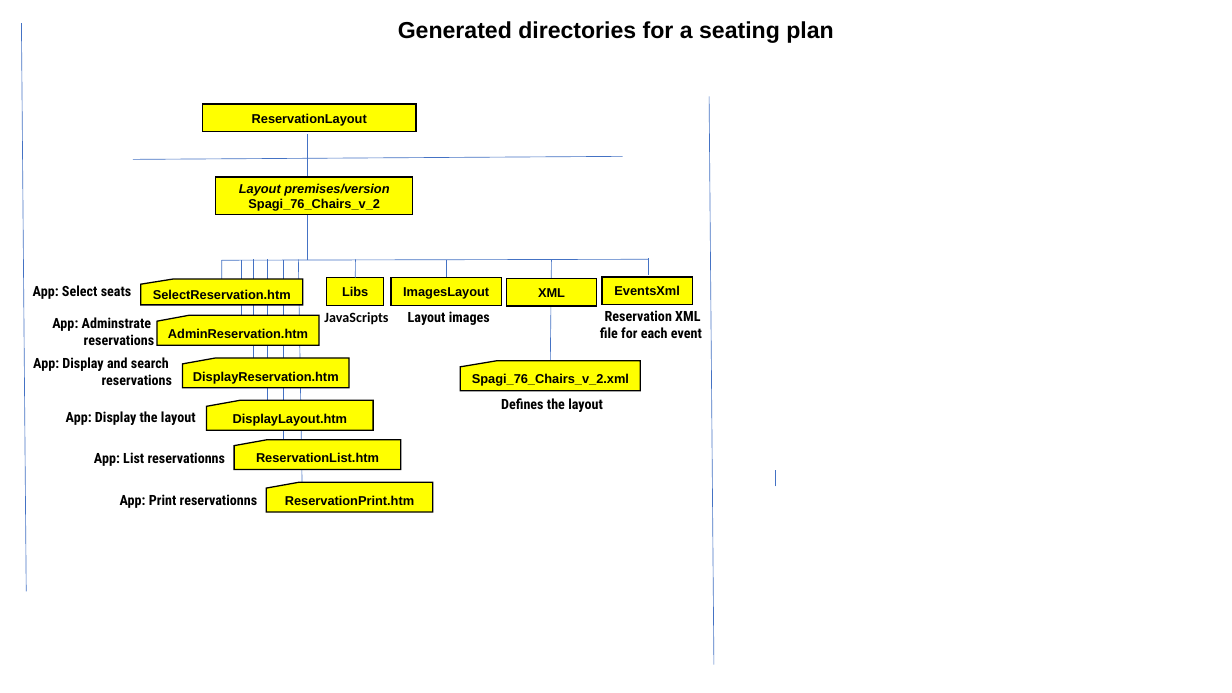
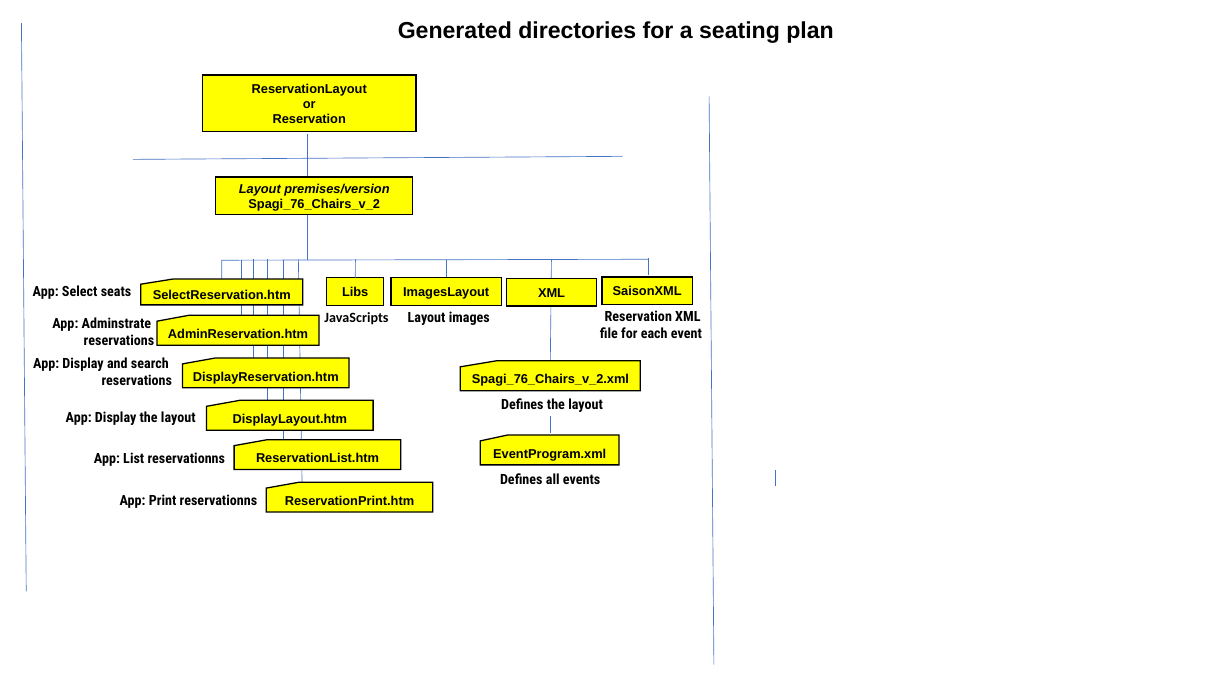
Before and after one commit to JazzLiveAarau/WwwReservationLayout, a slide deck: slide 3 of Description/SeatingPlan.pptx. Drawn at 1232x693 pixels with LibreOffice and Linux fonts; fonts in the diff are those of the drawing. Boxes give left, top, right and bottom in pixels: in the first picture for what was removed or moved away, otherwise in the second. Text is boxed around its words. In the diff, an @@ line names an element or a change of style, - is before the commit and + after.

Commit message:
Create event XML file alpha version

```diff
--- a/Description/SeatingPlan.pptx
+++ b/Description/SeatingPlan.pptx
@@ rectangle "ReservationLayout": place and size @@
-rectangle "ReservationLayout" at (202,104,416,132)
+rectangle "ReservationLayout" at (202,75,416,131)
@@ text in rectangle at (273,101,346,123): paragraphs added @@
+or
+Reservation
@@ text in rectangle at (613,285,682,295): text changed @@
-EventsXml
+SaisonXML
@@ line added from (551, 433) to (551, 417), #4472C4 0.5 pt @@
@@ flow chart punched card added at (481,435,619,465), fill #FFFF00, outline #000000 1 pt, 10 pt, text #000000, bold @@
+EventProgram.xml
@@ text added at (500,473,600,484), 11 pt, text #000000, bold @@
+Defines all events
```
Also in this commit, not shown: 1 slide added, 1 slide removed, 7 other files.
